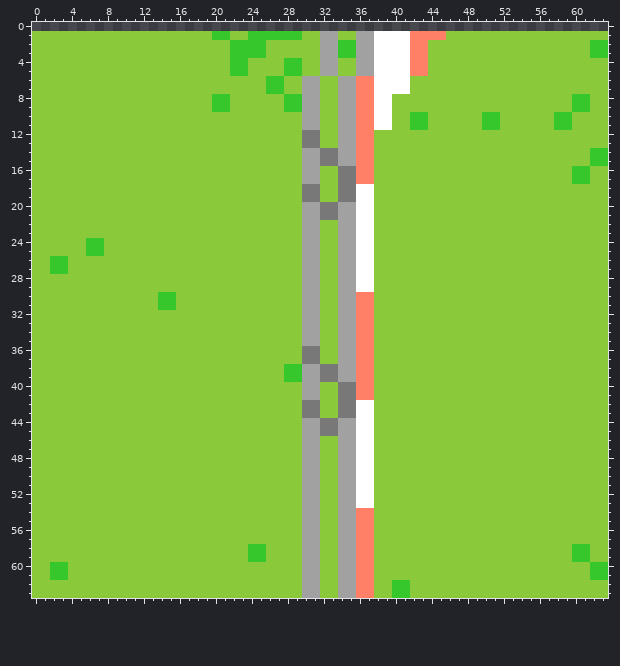
Two states of a pixel-art sprite, res/imgs/tiles/barrier_c10.png. The picture above was drawn from the file before the commit.
The file is 128x128 pixels, drawn in blocks of 2x2; one block is one cell here.
After:
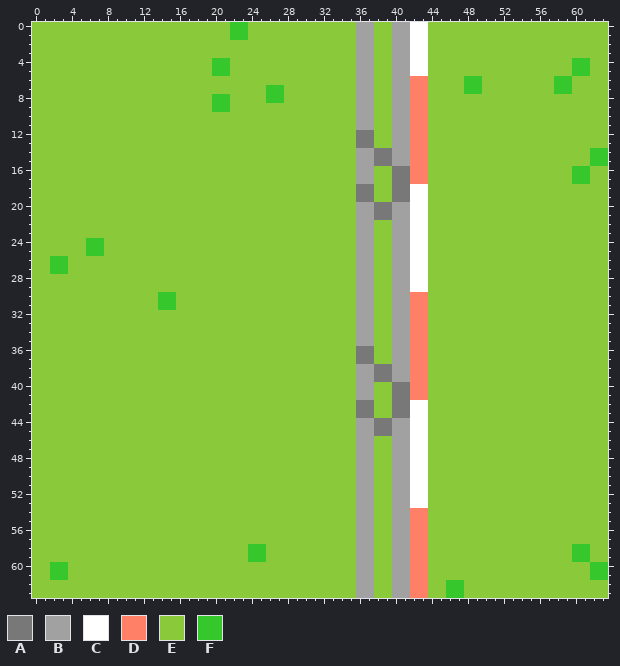
Palette (. is transparent): A #787878  B #a1a1a1  C #ffffff  D #ff8066  E #89c93a  F #36c72c
Commit message: -major graphical improvements -addition of barrier objects -experimentation with sand
Difference:
Changed rows in their new state; - is an unchanged pixel.
first column x 0:
 0 EEEEEEEEEEEEEEEEEEEEEEFFEEEEEEEEEEEEBBEEBBCCEEEEEEEEEEEEEEEEEEEE
 1 --------------------EEFFEEEEEE--EE----EEBBCCEE------------------
 2 ----------------------EEEE------EEEE--EEBBCC------------------EE
 3 ----------------------EEEE------EEEE--EEBBCC------------------EE
 4 --------------------FFEE----EE--EE----EEBBCC----------------FF--
 5 --------------------FFEE----EE--EE----EEBBCC----------------FF--
 6 --------------------------EE--EE--EEBBEEBBDD----FF--------FF----
 7 ------------------------------EE--EEBBEEBBDD----FF--------FF----
 8 --------------------------FFEEEE--EEBBEEBBDD----------------EE--
 9 ----------------------------EEEE--EEBBEEBBDD----------------EE--
10 ------------------------------EE--EEBBEEBBDD------EE------EE----
11 ------------------------------EE--EEBBEEBBDD------EE------EE----
12 ------------------------------EE--EEAA--BBDD--------------------
13 ------------------------------EE--EEAA--BBDD--------------------
14 ------------------------------EEEEEEBBAABBDD--------------------
15 ------------------------------EEEEEEBBAABBDD--------------------
16 ------------------------------EE--EEBB--AADD--------------------
17 ------------------------------EE--EEBB--AADD--------------------
18 ------------------------------EE--EEAA--AACC--------------------
19 ------------------------------EE--EEAA--AACC--------------------
20 ------------------------------EEEEEEBBAABBCC--------------------
21 ------------------------------EEEEEEBBAABBCC--------------------
22 ------------------------------EE--EEBB--BBCC--------------------
23 ------------------------------EE--EEBB--BBCC--------------------
24 ------------------------------EE--EEBB--BBCC--------------------
25 ------------------------------EE--EEBB--BBCC--------------------
26 ------------------------------EE--EEBB--BBCC--------------------
27 ------------------------------EE--EEBB--BBCC--------------------
28 ------------------------------EE--EEBB--BBCC--------------------
29 ------------------------------EE--EEBB--BBCC--------------------
30 ------------------------------EE--EEBB--BBDD--------------------
31 ------------------------------EE--EEBB--BBDD--------------------
32 ------------------------------EE--EEBB--BBDD--------------------
33 ------------------------------EE--EEBB--BBDD--------------------
34 ------------------------------EE--EEBB--BBDD--------------------
35 ------------------------------EE--EEBB--BBDD--------------------
36 ------------------------------EE--EEAA--BBDD--------------------
37 ------------------------------EE--EEAA--BBDD--------------------
38 ----------------------------EEEEEEEEBBAABBDD--------------------
39 ----------------------------EEEEEEEEBBAABBDD--------------------
40 ------------------------------EE--EEBB--AADD--------------------
41 ------------------------------EE--EEBB--AADD--------------------
42 ------------------------------EE--EEAA--AACC--------------------
43 ------------------------------EE--EEAA--AACC--------------------
44 ------------------------------EEEEEEBBAABBCC--------------------
45 ------------------------------EEEEEEBBAABBCC--------------------
46 ------------------------------EE--EEBB--BBCC--------------------
47 ------------------------------EE--EEBB--BBCC--------------------
48 ------------------------------EE--EEBB--BBCC--------------------
49 ------------------------------EE--EEBB--BBCC--------------------
50 ------------------------------EE--EEBB--BBCC--------------------
51 ------------------------------EE--EEBB--BBCC--------------------
52 ------------------------------EE--EEBB--BBCC--------------------
53 ------------------------------EE--EEBB--BBCC--------------------
54 ------------------------------EE--EEBB--BBDD--------------------
55 ------------------------------EE--EEBB--BBDD--------------------
56 ------------------------------EE--EEBB--BBDD--------------------
57 ------------------------------EE--EEBB--BBDD--------------------
58 ------------------------------EE--EEBB--BBDD--------------------
59 ------------------------------EE--EEBB--BBDD--------------------
60 ------------------------------EE--EEBB--BBDD--------------------
61 ------------------------------EE--EEBB--BBDD--------------------
62 ------------------------------EE--EEBB--BBDD--FF----------------
63 ------------------------------EE--EEBB--BBDD--FF----------------
Boxes around the changes in both pictures, in picture pixels (x1, y1, x2, y2):
changed: (32, 22, 608, 598)
